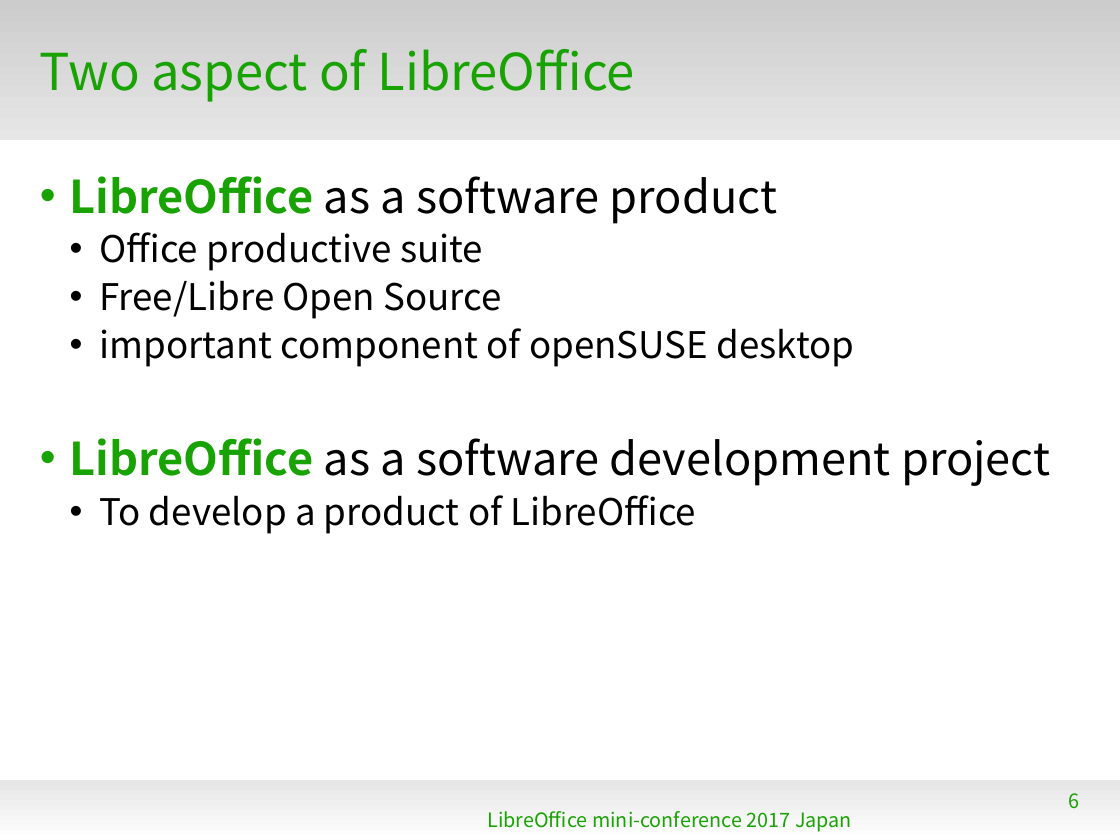
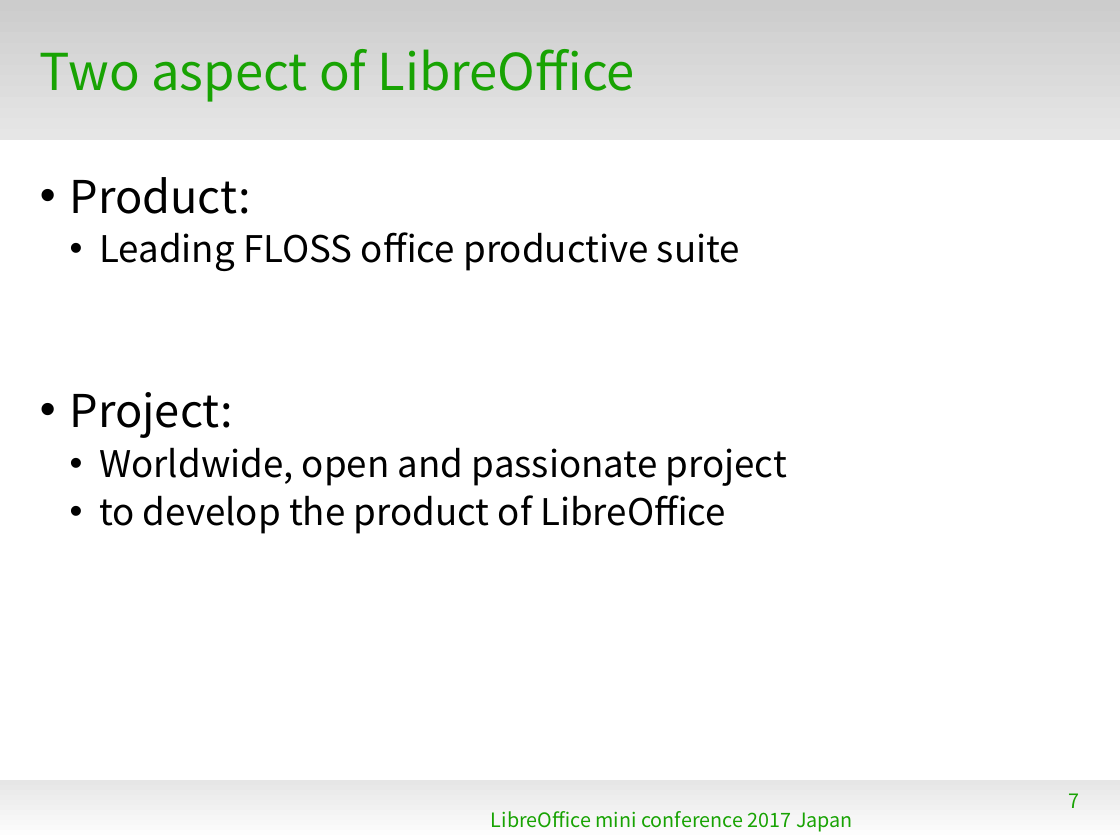
Before and after one commit to naruoga/KantoLibreOffice, a slide deck: slide 7 of others/LibOminiconf2017-MixingBowlCulture.odp (slide 6 before the commit). Drawn at 1120x840 pixels with LibreOffice and Linux fonts; fonts in the diff are those of the drawing; background and template pictures are left out. Boxes give left, top, right and bottom in pixels: in the first picture for what was removed or moved away, otherwise in the second. Text is boxed around its words. In the diff, an @@ line names an element or a change of style, - is before the commit and + after.

```diff
--- a/others/LibOminiconf2017-MixingBowlCulture.odp
+++ b/others/LibOminiconf2017-MixingBowlCulture.odp
@@ text at (x1=70, y1=177, x2=787, y2=534): text changed @@
-• LibreOffice as a software product
-  • Office productive suite
-  • Free/Libre Open Source
-  • important component of openSUSE desktop
-• LibreOffice as a software development project
-  • To develop a product of LibreOffice
+• Product:
+  • Leading FLOSS office productive suite
+• Project:
+  • Worldwide, open and passionate project
+  • to develop the product of LibreOffice
@@ page number at (x1=1069, y1=793, x2=1080, y2=808): text changed @@
-6
+7
@@ text at (x1=491, y1=811, x2=853, y2=832): text changed @@
-LibreOffice mini-conference 2017 Japan
+LibreOffice mini conference 2017 Japan
```
Also in this commit, not shown: 6 other slides changed, 33 slides added, 2 slides removed, 1 other file.
